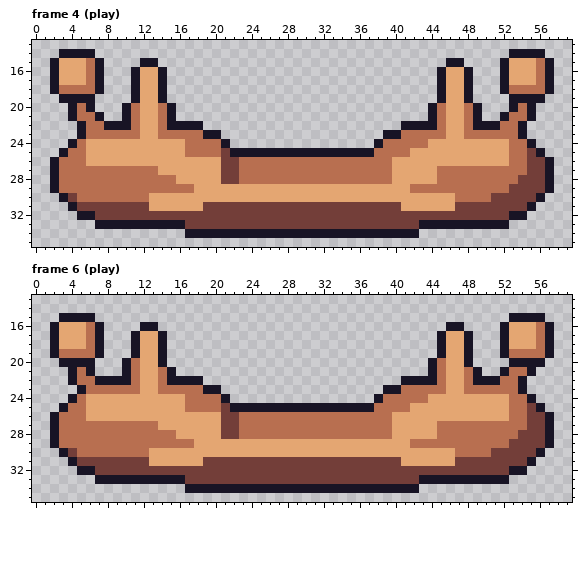
Pixel-art file -- art/debuffs/fx-debuff-muddy.aseprite. That is the earlier state.
60x36 pixels, 12 frames. Shown: frame 4 (play): x 0..59, y 13..35; frame 6 (play): x 0..59, y 13..35. The commit also changed other frames, which this record leaves out.
Once edited:
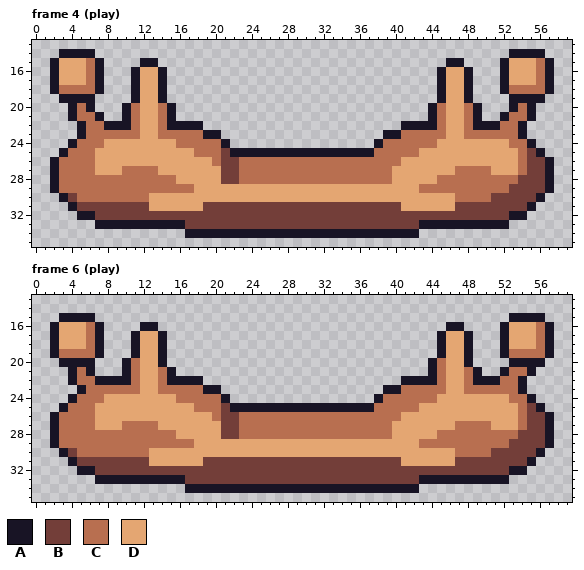
Palette (. is transparent): A #181425  B #733e39  C #b86f50  D #e4a672
The edit:
Frame 4 (play):
y 24: x 6..7 DD -> CC; x 16 D -> C; x 44 D -> C
y 25: x 6 D -> C; x 17 C -> D; x 42 D -> C; x 53 C -> D
y 26: x 6 D -> C; x 20 D -> C; x 40 D -> C; x 53 C -> D
y 27: x 7..9 CCC -> DDD; x 45..46 CC -> DD; x 51..53 CCC -> DDD
y 29: x 42 C -> D
Frame 6 (play): the same change as frame 4 (play)
